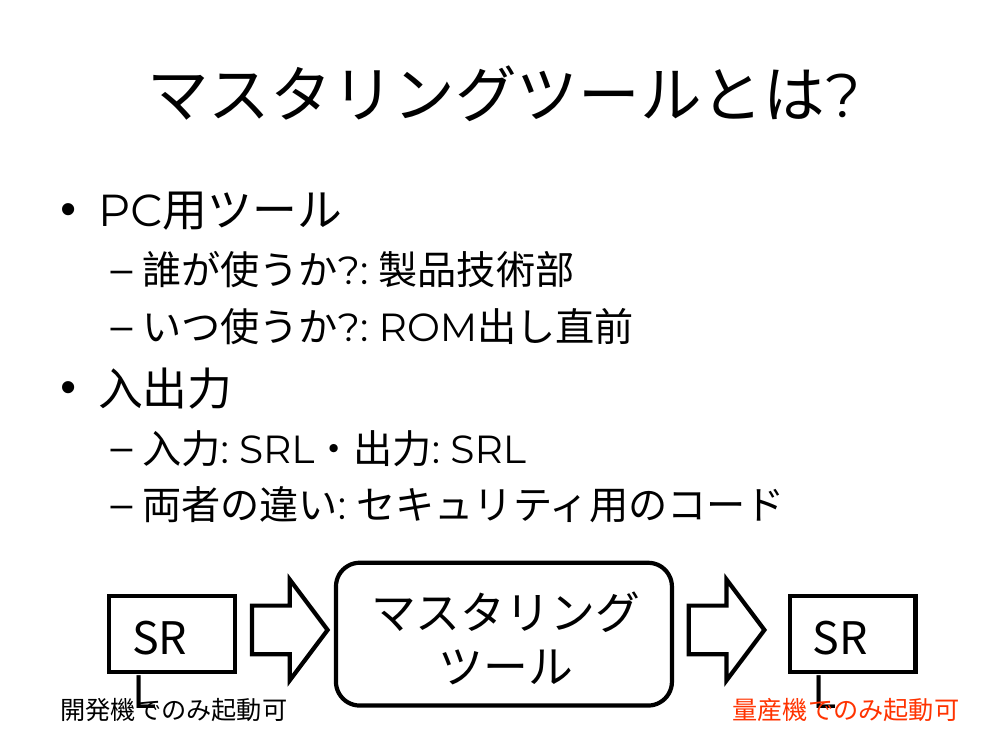
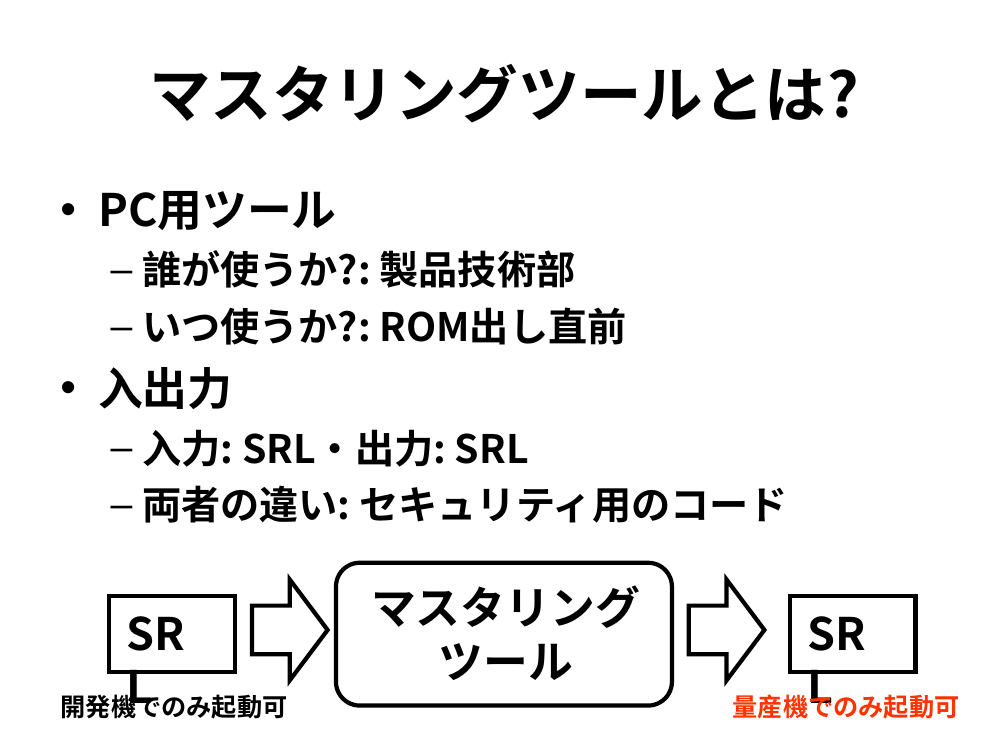
Before and after one commit to rvtr/TwlIPL, a slide deck: slide 2 of docs/マスタリングツール/仕様概要.ppt. Drawn at 1008x756 pixels with LibreOffice and Linux fonts; fonts in the diff are those of the drawing. Boxes give left, top, right and bottom in pixels: in the first picture for what was removed or moved away, otherwise in the second. Text is boxed around its words. In the diff, an @@ line names an element or a change of style, - is before the commit and + after.

Commit message:
マスタエディタ・マスタリングツール:ドキュメント更新。

```diff
--- a/docs/マスタリングツール/仕様概要.ppt
+++ b/docs/マスタリングツール/仕様概要.ppt
@@ title "マスタリングツールとは?" at (149, 64, 859, 123): font Montserrat to Noto Sans CJK JP, bold on @@
@@ text "PC用ツール" at (98, 191, 788, 523): font Montserrat to Noto Sans CJK JP, bold on @@
@@ bold on in 3 elements at (371, 585, 640, 680), (117, 600, 217, 664), (797, 600, 897, 664) @@
@@ text "開発機でのみ起動可" at (61, 690, 288, 719): font Arial to Noto Sans CJK JP, bold on @@
@@ text "量産機でのみ起動可" at (733, 690, 960, 719): font Arial to Noto Sans CJK JP, bold on @@
```
Also in this commit, not shown: 3 other slides changed, 2 other files.
